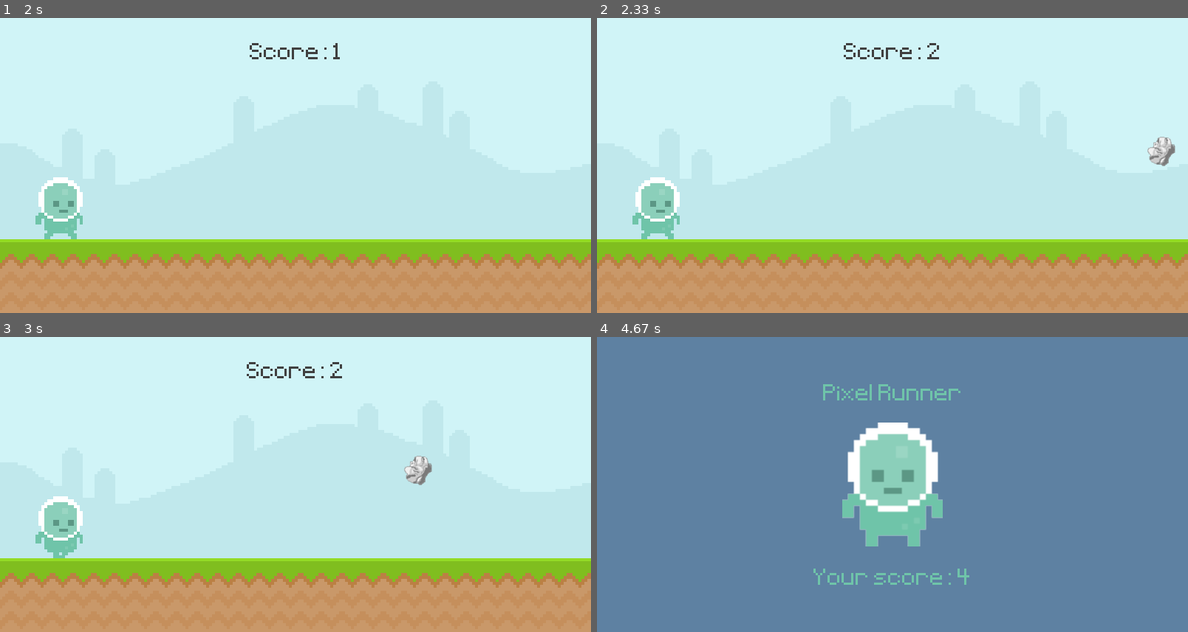
Above: before the commit, frames 1-4 (two rows, left to right).
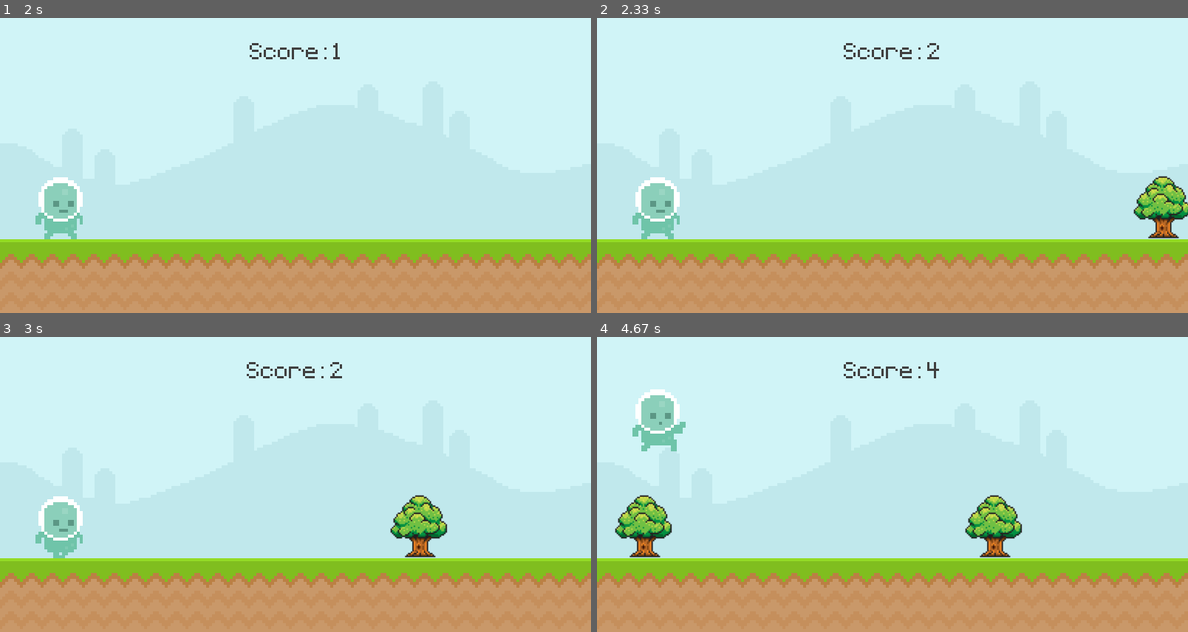
Above: after the commit, the same moments.

Repository: Angelly234/The4Inone-
Game: pygame game, started from runner_class_only.py
The game is run twice, just before and just after one commit, with the same random seed, the same clock (stepped at 60 frames per second) and the same inputs.
Inputs:
- Up to frame 1 (2 s): tap Space at 0.33 s
- Up to frame 2 (2.33 s): no input
- Up to frame 3 (3 s): no input
- Up to frame 4 (4.67 s): tap Space at 3.17, 4.07, 4.37, 4.57 s

Frame 1 is identical in both runs. In frame 2, 1.6% of the frame differs, in the area x 90-100%, y 40-75%; in frame 3, 1.6%; in frame 4, 100%, in the area x 0-100%, y 0-100%.

Commit message:
Update runner_class_only.py

Diff:
--- a/runner_class_only.py
+++ b/runner_class_only.py
@@ -135,7 +135,7 @@
 
 		if game_active:
 			if event.type == obstacle_timer:
-				obstacle_group.add(Obstacle(choice(['trash_can','tree','trash_paper','tree'])))
+				obstacle_group.add(Obstacle(choice(['tree','trash_can','tree','trash_paper','tree','tree','trash_paper','tree'])))
 
 		else:
 			if event.type == pygame.KEYDOWN and event.key == pygame.K_SPACE:
